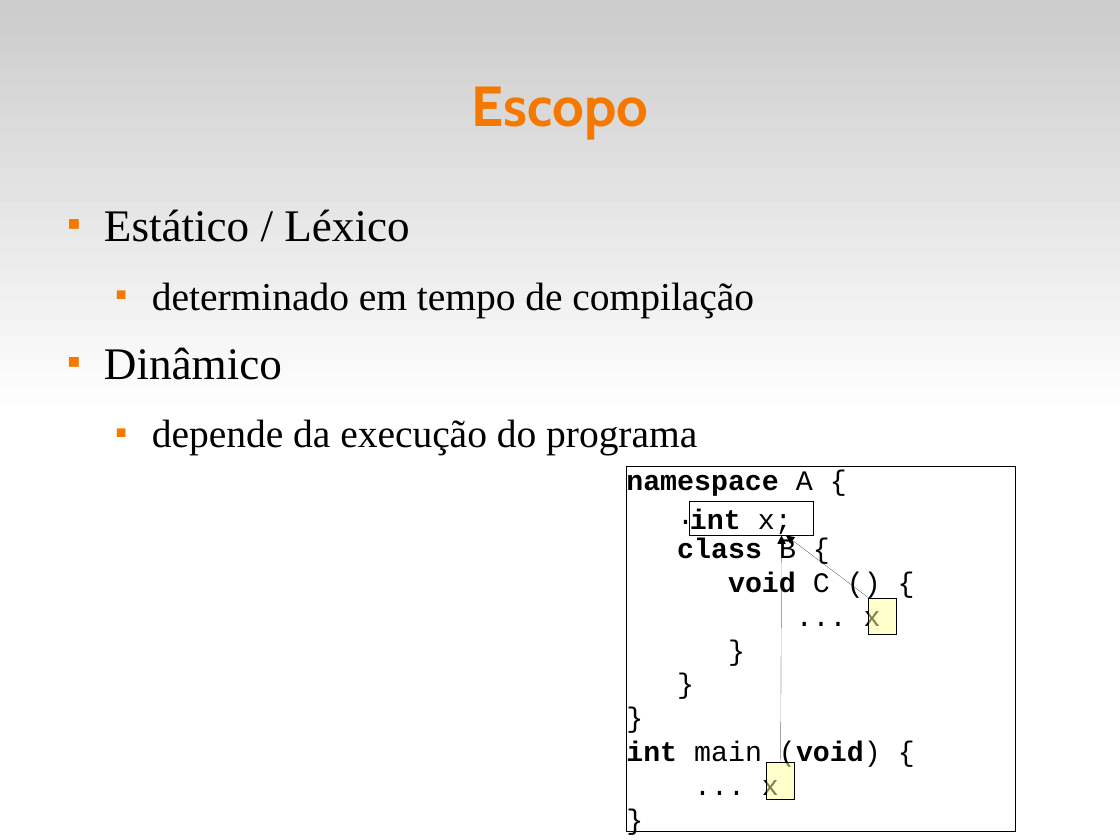
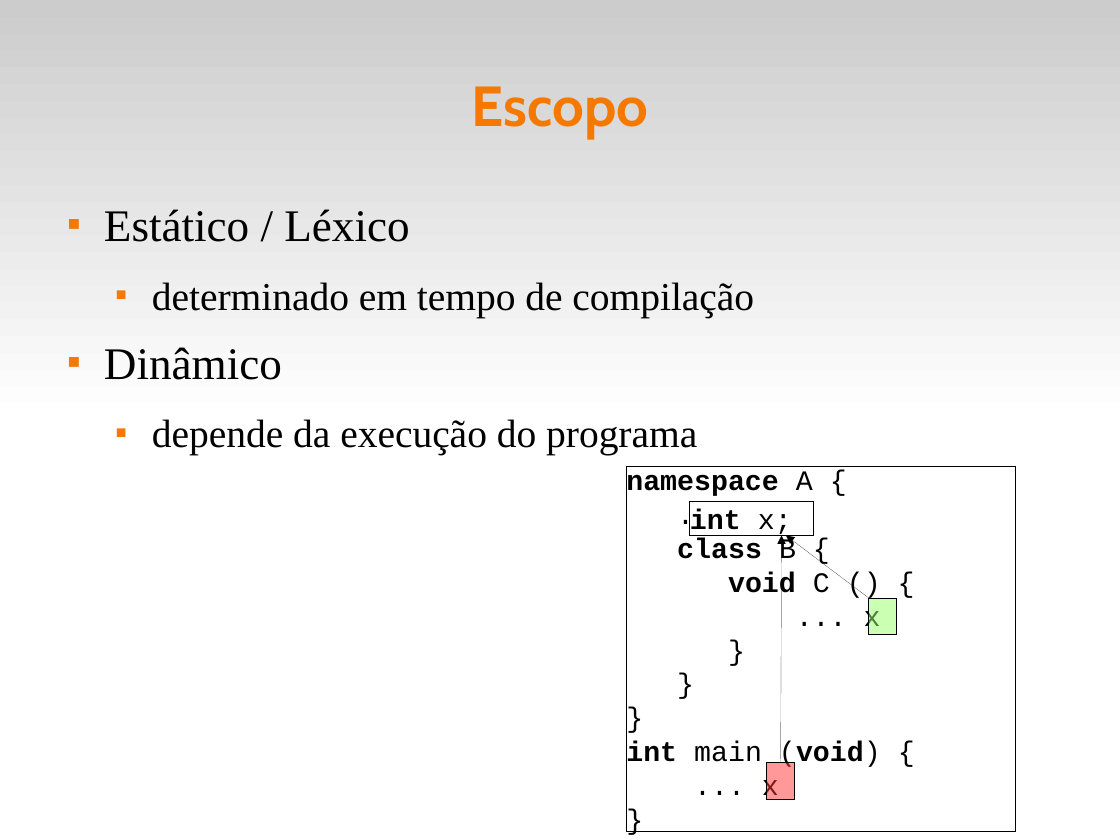
Before and after one commit to fsantanna-uerj/EDL, a slide deck: slide 9 of slides/edl-04-scope.odp. Drawn at 1120x840 pixels with LibreOffice and Linux fonts; fonts in the diff are those of the drawing. Boxes give left, top, right and bottom in pixels: in the first picture for what was removed or moved away, otherwise in the second. Text is boxed around its words. In the diff, an @@ line names an element or a change of style, - is before the commit and + after.

```diff
--- a/slides/edl-04-scope.odp
+++ b/slides/edl-04-scope.odp
@@ rectangle at [869,599,897,635]: fill #FFFF99 at 50% opacity to #99FF66 at 50% opacity @@
@@ rectangle at [767,763,796,800]: fill #FFFF99 at 50% opacity to #FF3333 at 50% opacity @@
```
Also in this commit, not shown: 3 other slides changed, 8 other files.
